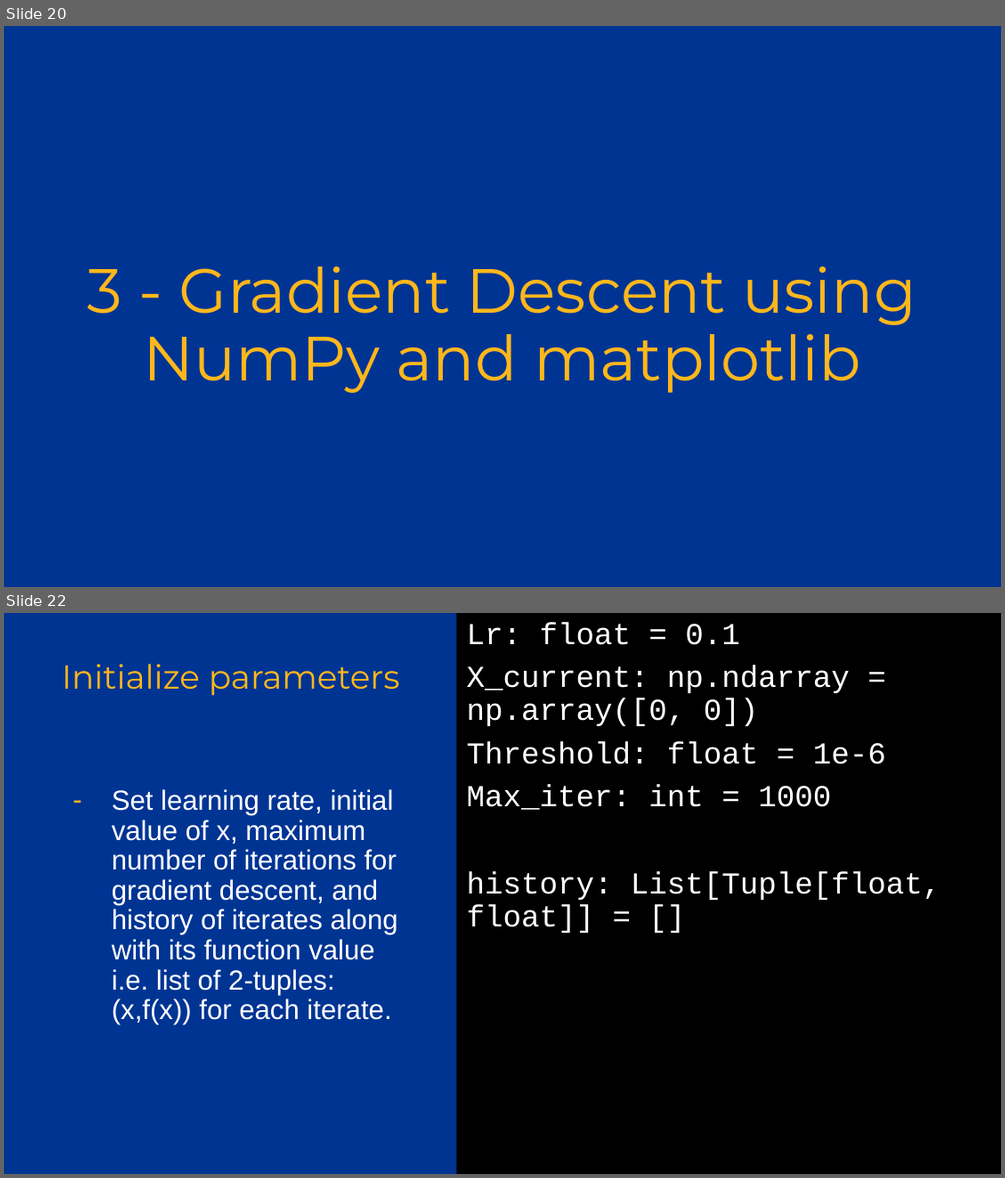
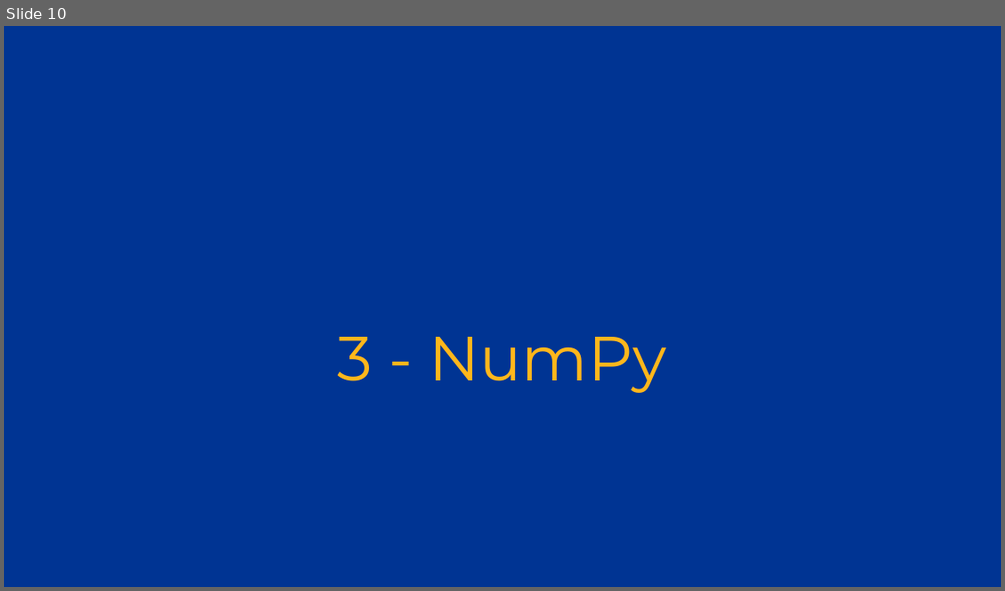
Before and after one commit to Pitt-INFORMS/workshops, a slide deck: python/2024/Python Workshop 2.pptx. Shown one above the other, each under a label of ours: slides 20 and 22 before the commit, slide 10 after it; the slides between them are not shown. The pictures are 1005x1178 and 1005x591 pixels, drawn with LibreOffice and Linux fonts; fonts in the diff are those of the drawing; background and template pictures are left out. Boxes give left, top, right and bottom in pixels: in the first picture for what was removed or moved away, otherwise in the second. Text is boxed around its words. In the diff, an @@ line names an element or a change of style, - is before the commit and + after.

```diff
--- a/python/2024/Python Workshop 2.pptx
+++ b/python/2024/Python Workshop 2.pptx
@@ slide 22 removed at [4,613,1001,1174], background #003493 @@
@@ text removed at [456,613,1001,1173] @@
-Lr: float = 0.1
-X_current: np.ndarray = np.array([0, 0])
-Threshold: float = 1e-6
-Max_iter: int = 1000
-history: List[Tuple[float, float]] = []
@@ title removed at [62,664,400,696] @@
-Initialize parameters
@@ text removed at [112,789,398,1024] @@
-– Set learning rate, initial value of x, maximum number of iterations for gradient descent, and history of iterates along with its function value i.e. list of 2-tuples: (x,f(x)) for each iterate.
@@ what was slide 20 is now slide 10 @@
@@ slide 10 changed as well @@
@@ title at [338,337,666,393]: text changed @@
-3 - Gradient Descent using NumPy and matplotlib
+3 - NumPy
```
Also in this commit, not shown: 26 other slides changed, 42 slides added, 7 other slides removed.
